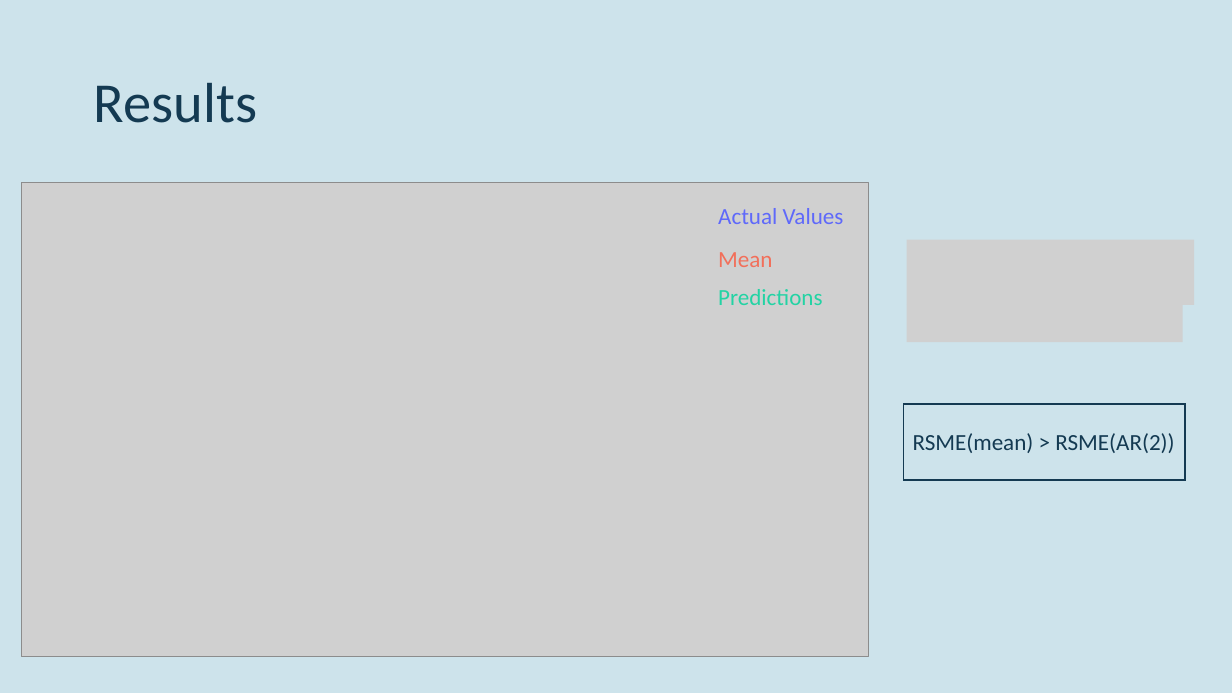
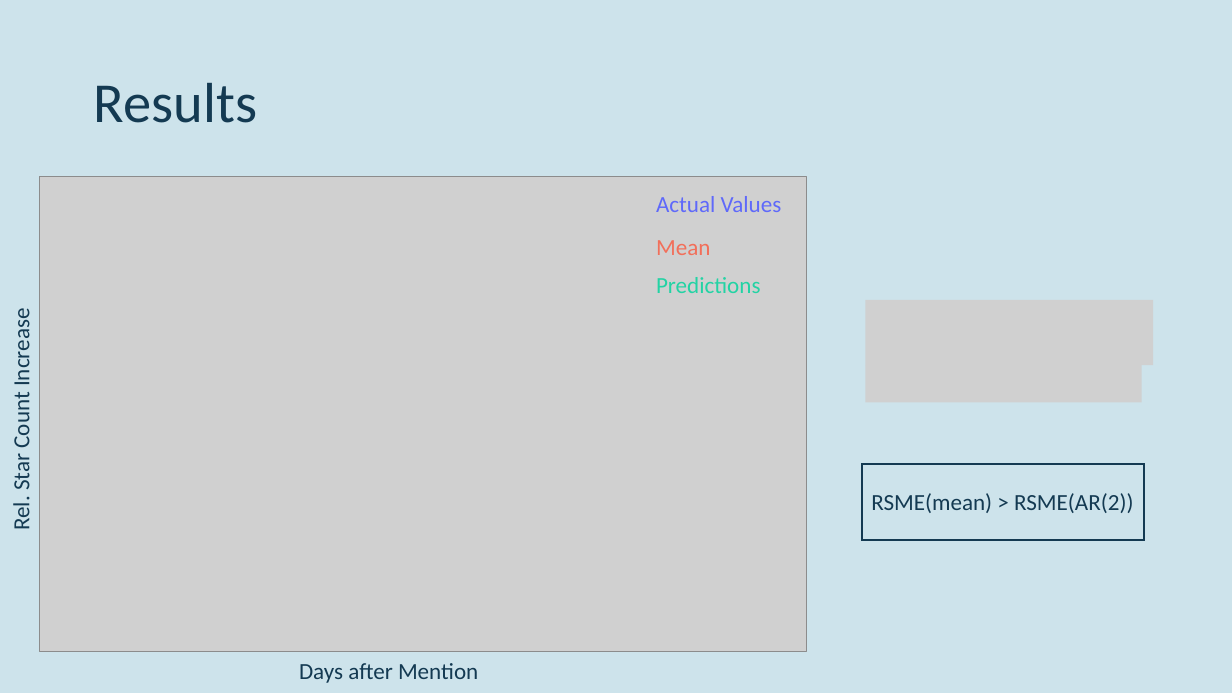
Before and after one commit to JimFawkes/luther, a slide deck: slide 6 of Presentation/Project Luther.pptx. Drawn at 1232x693 pixels with LibreOffice and Linux fonts; fonts in the diff are those of the drawing; grey boxes stand for pictures. Boxes give left, top, right and bottom in pixels: in the first picture for what was removed or moved away, otherwise in the second. Text is boxed around its words. In the diff, an @@ line names an element or a change of style, - is before the commit and + after.

Commit message:
Finish the Presentation

```diff
--- a/Presentation/Project Luther.pptx
+++ b/Presentation/Project Luther.pptx
@@ picture: place and size @@
-picture at box(21, 182, 869, 657)
+picture at box(39, 177, 806, 652)
@@ 3 texts: place and size @@
-3 texts at box(718, 208, 844, 305)
+3 texts at box(656, 196, 782, 293)
@@ picture removed at box(907, 239, 1194, 305) @@
@@ picture added at box(866, 299, 1153, 365) @@
@@ text added at box(7, 315, 35, 529), 18 pt, text #143A52 @@
+Rel. Star Count Increase
@@ picture removed at box(907, 305, 1183, 342) @@
@@ picture added at box(866, 365, 1142, 402) @@
@@ rectangle: place and size @@
-rectangle at box(904, 404, 1186, 481)
+rectangle at box(862, 464, 1144, 541)
@@ text "RSME(mean) > RSME(AR(2))": place and size @@
-text "RSME(mean) > RSME(AR(2))" at box(913, 433, 1174, 453)
+text "RSME(mean) > RSME(AR(2))" at box(871, 493, 1133, 513)
@@ text added at box(299, 663, 478, 683), 18 pt, text #143A52 @@
+Days after Mention
```
Also in this commit, not shown: 4 other slides changed, 3 other files.
